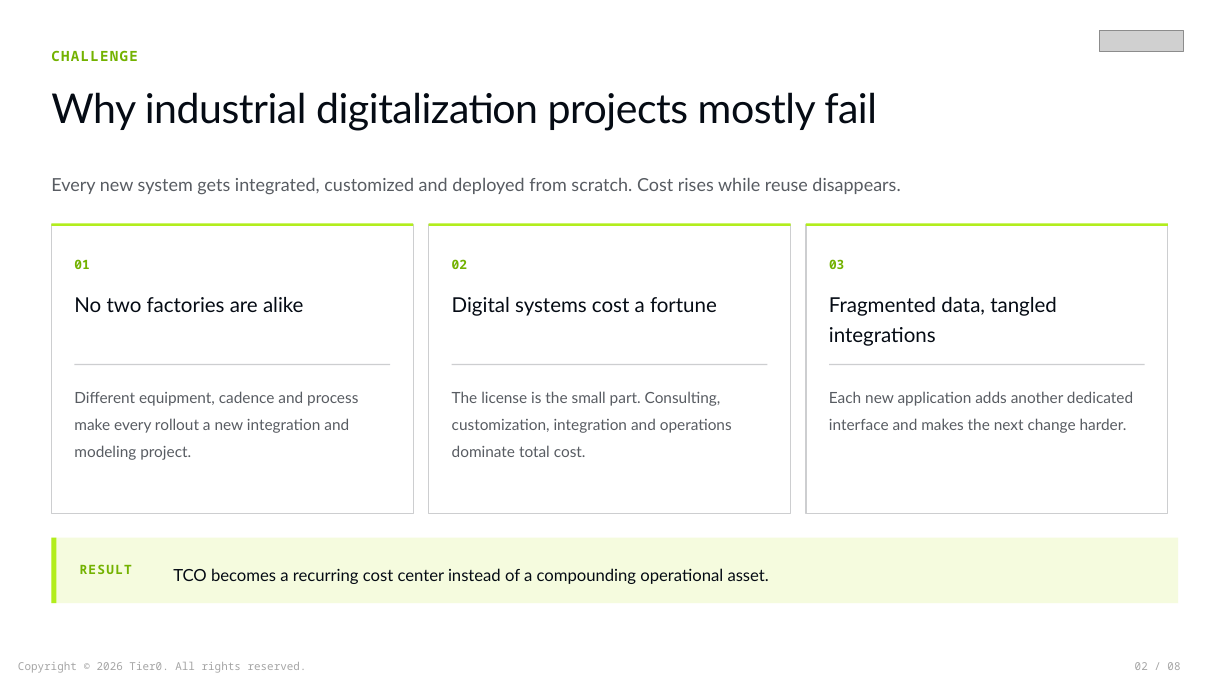
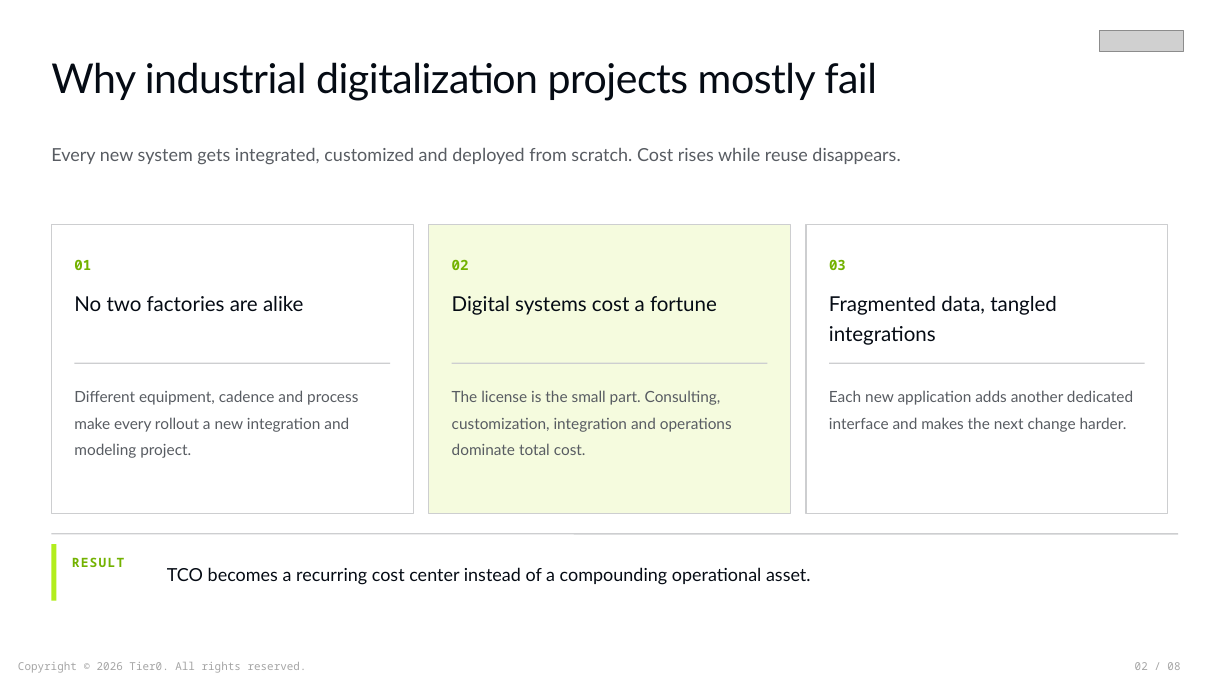
Before and after one commit to FREEZONEX/Tier0-Design-System, a slide deck: slide 2 of docs/slide-skill/demo-en/deck.pptx. Drawn at 1232x693 pixels with LibreOffice and Linux fonts; fonts in the diff are those of the drawing; grey boxes stand for pictures. Boxes give left, top, right and bottom in pixels: in the first picture for what was removed or moved away, otherwise in the second. Text is boxed around its words. In the diff, an @@ line names an element or a change of style, - is before the commit and + after.

```diff
--- a/docs/slide-skill/demo-en/deck.pptx
+++ b/docs/slide-skill/demo-en/deck.pptx
@@ text "Why industrial digitalization projects mostly ...": place and size @@
-text "Why industrial digitalization projects mostly ..." at (51, 92, 877, 131)
+text "Why industrial digitalization projects mostly ..." at (51, 62, 877, 101)
@@ text removed at (51, 50, 138, 61) @@
-CHALLENGE
@@ text "Every new system gets integrated, ...": place and size @@
-text "Every new system gets integrated, ..." at (51, 178, 900, 195)
+text "Every new system gets integrated, ..." at (51, 148, 900, 165)
@@ line removed from (52, 225) to (413, 225) @@
@@ rectangle at (429, 225, 791, 513): fill #FFFFFF to #F5FBDE @@
@@ line removed from (429, 225) to (791, 225) @@
@@ line removed from (806, 225) to (1168, 225) @@
@@ size 10 to 11 pt in 3 elements at (74, 259, 91, 270), (452, 259, 469, 270), (829, 259, 846, 270) @@
@@ rectangle removed at (52, 538, 1178, 604) @@
@@ line added from (52, 534) to (1178, 534), #CDCED0 1 pt @@
@@ rectangle: place and size @@
-rectangle at (52, 538, 57, 604)
+rectangle at (52, 544, 57, 601)
@@ text "RESULT": place and size @@
-text "RESULT" at (80, 564, 132, 574)
+text "RESULT" at (72, 557, 124, 567)
@@ text "TCO becomes a recurring cost ..." at (167, 567, 811, 585): size 13 to 14 pt @@
```
Also in this commit, not shown: 6 other slides changed, 30 other files.
